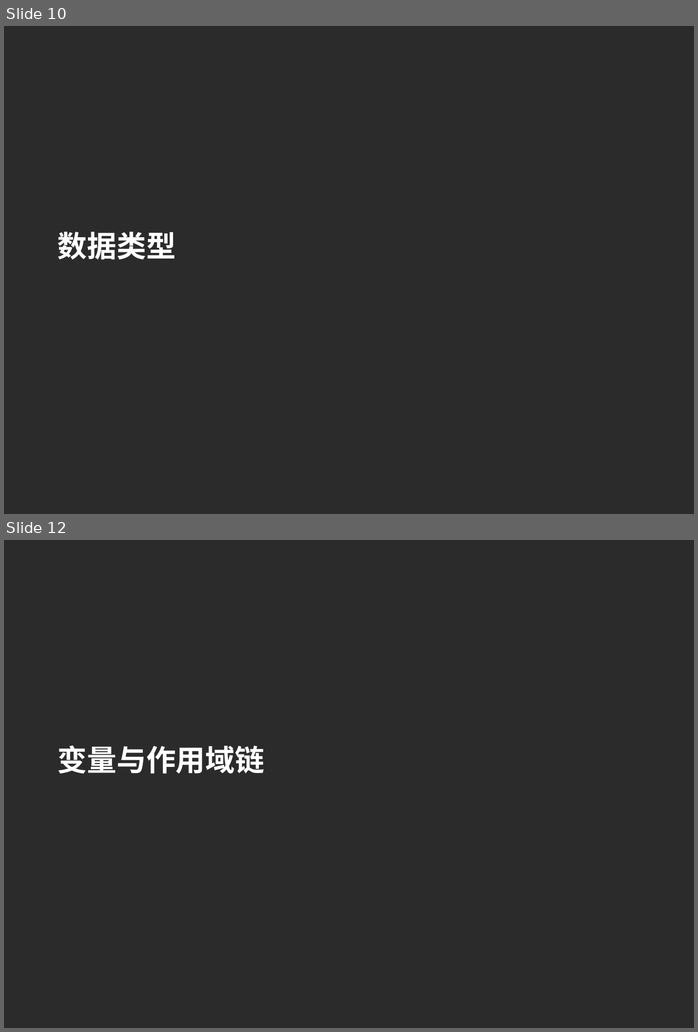
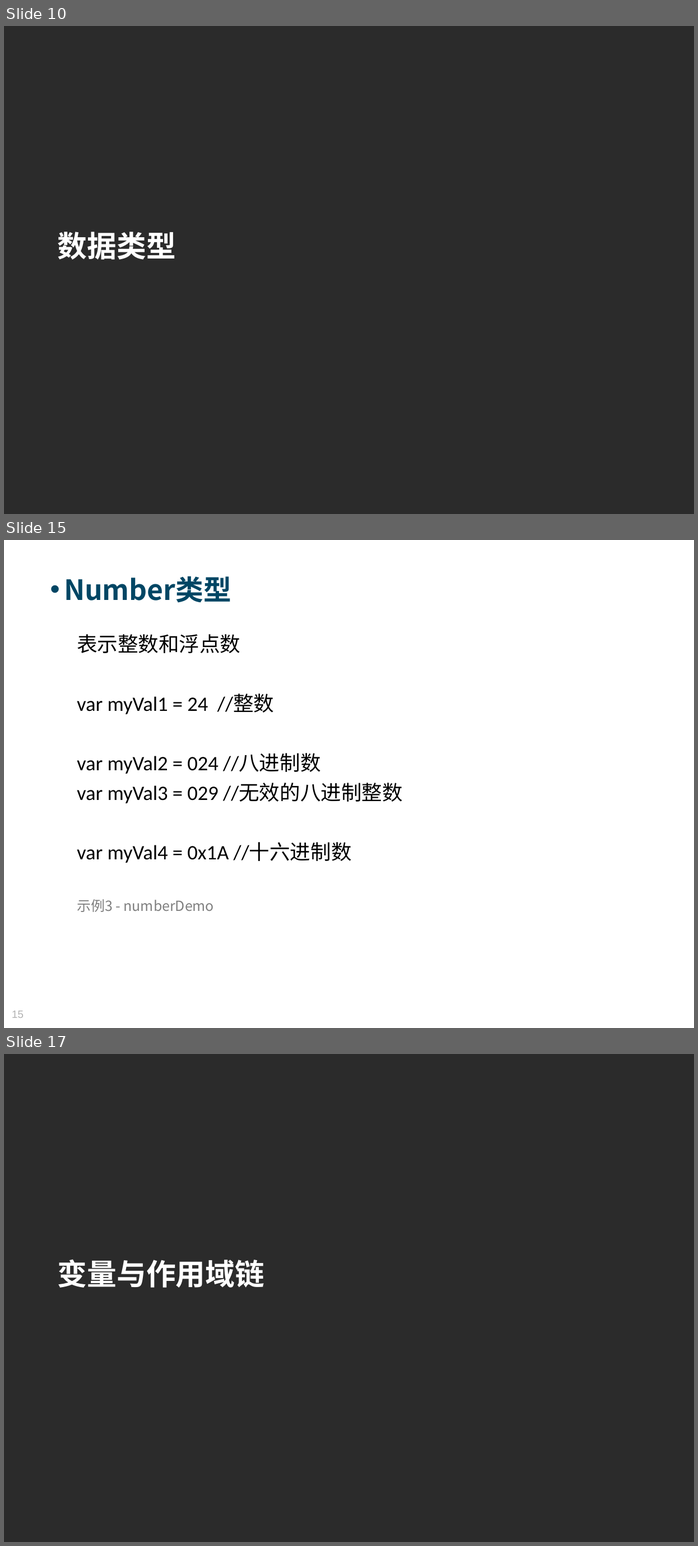
Before and after one commit to Moses824/Train-Javascript-Basic, a slide deck: Train_Javascript_Basic.ppt. Shown one above the other, each under a label of ours: slides 10 and 12 before the commit, slides 10, 15 and 17 after it; the slides between them are not shown. The pictures are 698x1032 and 698x1546 pixels, drawn with LibreOffice and Linux fonts; fonts in the diff are those of the drawing; background and template pictures are left out; a plain dark background stands for a picture behind light text. Boxes give left, top, right and bottom in pixels: in the first picture for what was removed or moved away, otherwise in the second. Text is boxed around its words. In the diff, an @@ line names an element or a change of style, - is before the commit and + after.

```diff
--- a/Train_Javascript_Basic.ppt
+++ b/Train_Javascript_Basic.ppt
@@ slide 15 added at (4,540,694,1028), background picture (left out) @@
@@ text added at (64,576,231,603), 34 pt, text #004664, bold @@
+• Number类型
@@ text added at (77,634,403,912), 25 pt, text #000000 @@
+表示整数和浮点数
+var myVal1 = 24 //整数
+var myVal2 = 024 //八进制数
+var myVal3 = 029 //无效的八进制整数
+var myVal4 = 0x1A //十六进制数
+示例3 - numberDemo
@@ page number added at (12,1010,24,1018), 13 pt, text #B2B2B2 @@
+15
@@ what was slide 12 is now slide 17 @@
```
Also in this commit, not shown: 3 slides changed, 4 other slides added, 3 other files.
